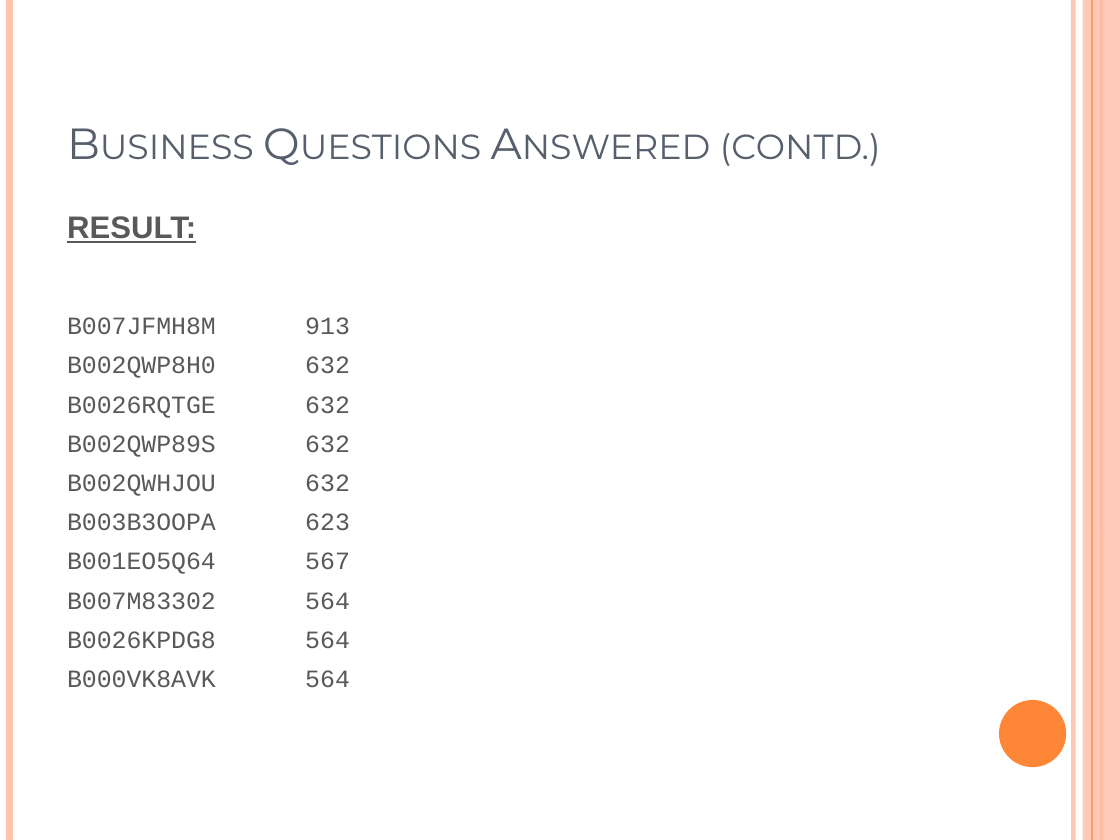
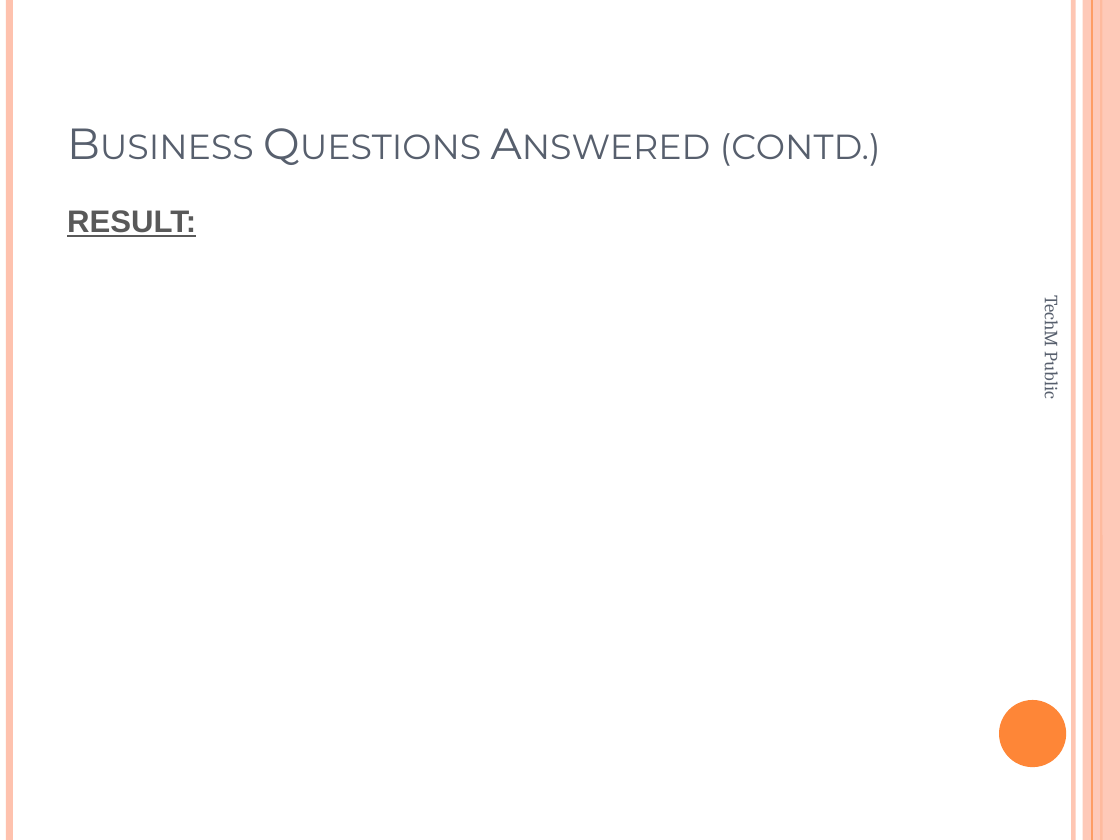
Before and after one commit to Shubhro27/Case-Studies, a slide deck: slide 36 of Analyzing_World_Data_using PIG.pptx (slide 13 before the commit). Drawn at 1120x840 pixels with LibreOffice and Linux fonts; fonts in the diff are those of the drawing. Boxes give left, top, right and bottom in pixels: in the first picture for what was removed or moved away, otherwise in the second. Text is boxed around its words. In the diff, an @@ line names an element or a change of style, - is before the commit and + after.

```diff
--- a/Analyzing_World_Data_using PIG.pptx
+++ b/Analyzing_World_Data_using PIG.pptx
@@ text at <box>67,317,350,687</box>: paragraphs removed @@
-B007JFMH8M 913
-B002QWP8H0 632
-B0026RQTGE 632
-B002QWP89S 632
-B002QWHJOU 632
-B003B3OOPA 623
-B001EO5Q64 567
-B007M83302 564
-B0026KPDG8 564
-B000VK8AVK 564
@@ text added at <box>1040,300,1064,398</box>, 12 pt, text #575F6D @@
+TechM Public
```
Also in this commit, not shown: 14 other slides changed, 35 slides added, 7 slides removed.
